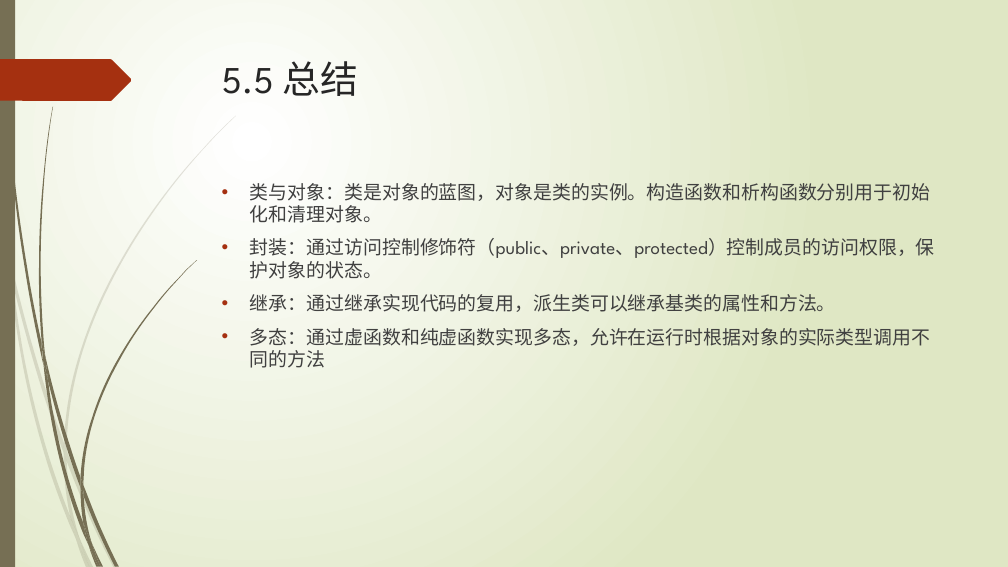
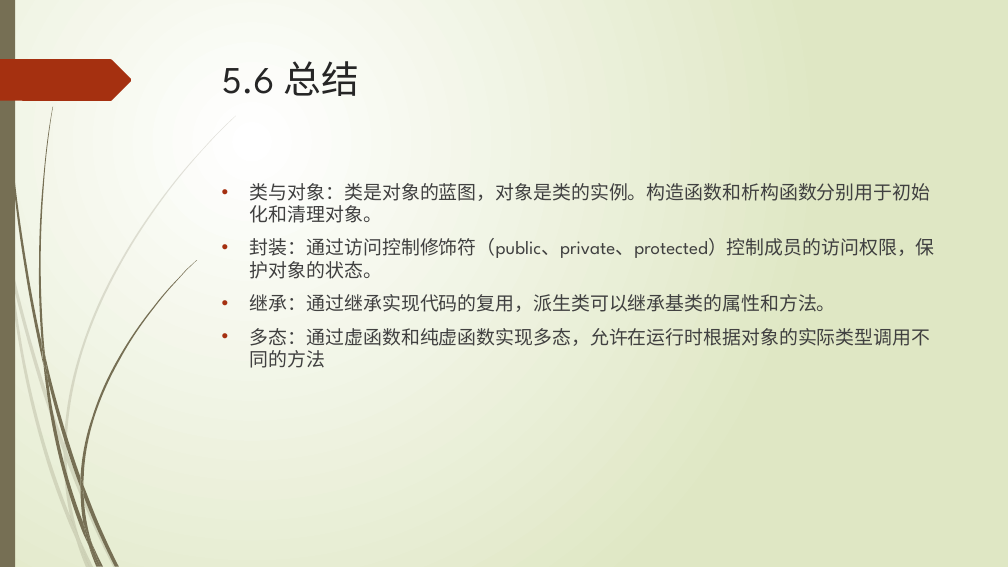
Before and after one commit to liuty2006/learn, a slide deck: slide 77 of learn_cpp/docs/C++语言培训.pptx (slide 68 before the commit). Drawn at 1008x567 pixels with LibreOffice and Linux fonts; fonts in the diff are those of the drawing. Boxes give left, top, right and bottom in pixels: in the first picture for what was removed or moved away, otherwise in the second. Text is boxed around its words. In the diff, an @@ line names an element or a change of style, - is before the commit and + after.

```diff
--- a/learn_cpp/docs/C++语言培训.pptx
+++ b/learn_cpp/docs/C++语言培训.pptx
@@ title at <box>222,61,360,96</box>: text changed @@
-5.5 总结
+5.6 总结
```
Also in this commit, not shown: 9 slides added, 1 other file.
